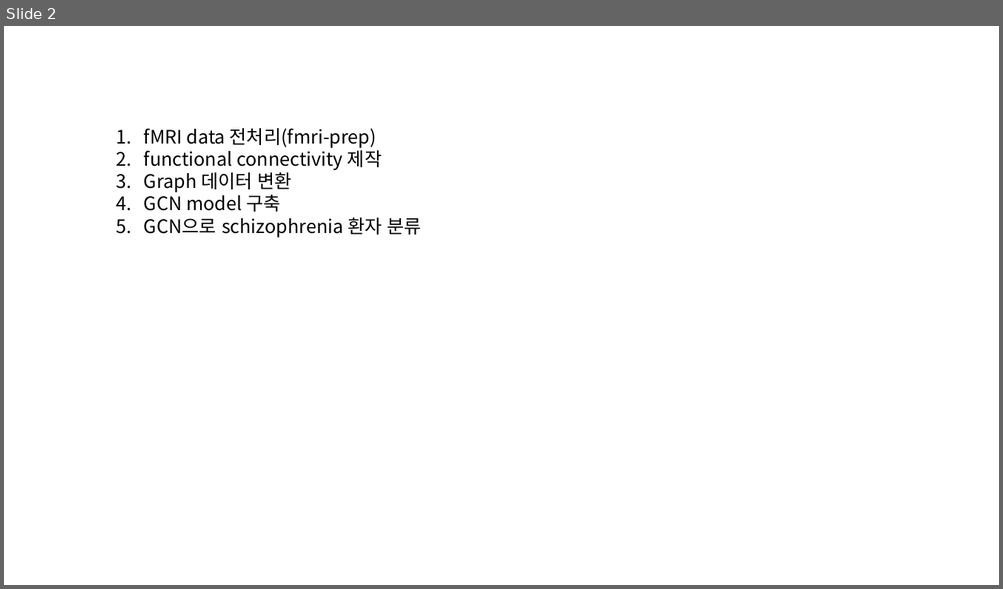
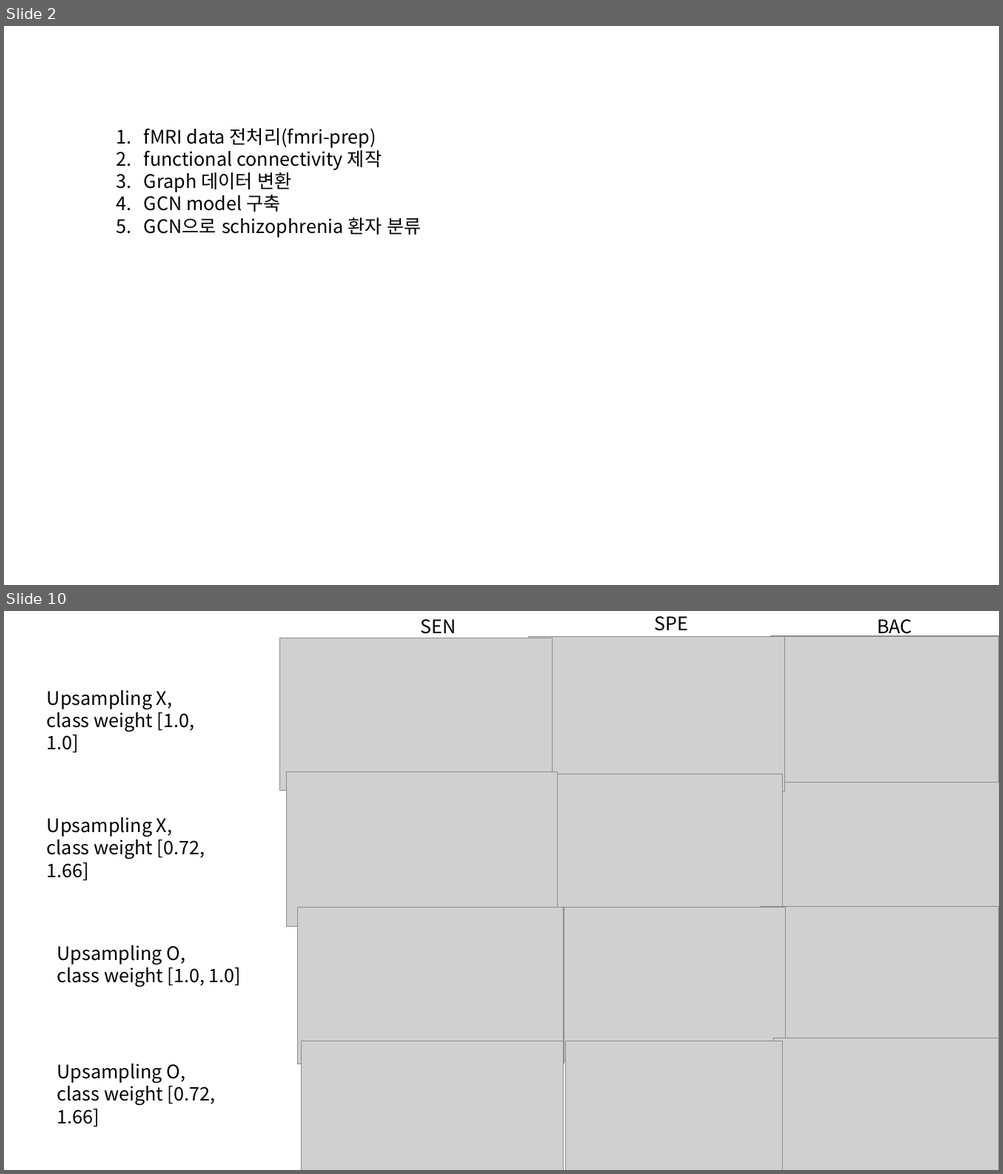
Before and after one commit to janett105/GNN_SCHZ, a slide deck: Presentation/초기 발표.pptx. Shown one above the other, each under a label of ours: slide 2 before the commit, slides 2 and 10 after it; the slides between them are not shown. The pictures are 1003x589 and 1003x1174 pixels, drawn with LibreOffice and Linux fonts; fonts in the diff are those of the drawing; grey boxes stand for pictures. Boxes give left, top, right and bottom in pixels: in the first picture for what was removed or moved away, otherwise in the second. Text is boxed around its words. In the diff, an @@ line names an element or a change of style, - is before the commit and + after.

```diff
--- a/Presentation/초기 발표.pptx
+++ b/Presentation/초기 발표.pptx
@@ slide 10 added at bbox=[4, 611, 999, 1170], background #FFFFFF @@
@@ text added at bbox=[420, 619, 455, 634], 18 pt, text #000000 @@
+SEN
@@ text added at bbox=[654, 616, 688, 631], 18 pt, text #000000 @@
+SPE
@@ text added at bbox=[876, 619, 912, 638], 18 pt, text #000000 @@
+BAC
@@ picture added at bbox=[279, 638, 552, 791] @@
@@ picture added at bbox=[529, 636, 785, 791] @@
@@ picture added at bbox=[771, 636, 999, 783] @@
@@ text added at bbox=[47, 690, 194, 753], 18 pt, text #000000 @@
+Upsampling X,
+class weight [1.0, 1.0]
@@ picture added at bbox=[286, 772, 558, 926] @@
@@ picture added at bbox=[537, 775, 783, 925] @@
@@ picture added at bbox=[774, 775, 999, 917] @@
@@ text added at bbox=[47, 817, 205, 881], 18 pt, text #000000 @@
+Upsampling X,
+class weight [0.72, 1.66]
@@ picture added at bbox=[298, 907, 563, 1064] @@
@@ picture added at bbox=[540, 907, 786, 1061] @@
@@ picture added at bbox=[760, 906, 999, 1056] @@
@@ text added at bbox=[57, 945, 241, 987], 18 pt, text #000000 @@
+Upsampling O,
+class weight [1.0, 1.0]
@@ picture added at bbox=[301, 1042, 563, 1170] @@
@@ picture added at bbox=[565, 1042, 783, 1170] @@
@@ picture added at bbox=[774, 1039, 999, 1170] @@
@@ text added at bbox=[57, 1064, 215, 1128], 18 pt, text #000000 @@
+Upsampling O,
+class weight [0.72, 1.66]
```
Also in this commit, not shown: 5 slides changed, 3 other slides added, 37 other files.
